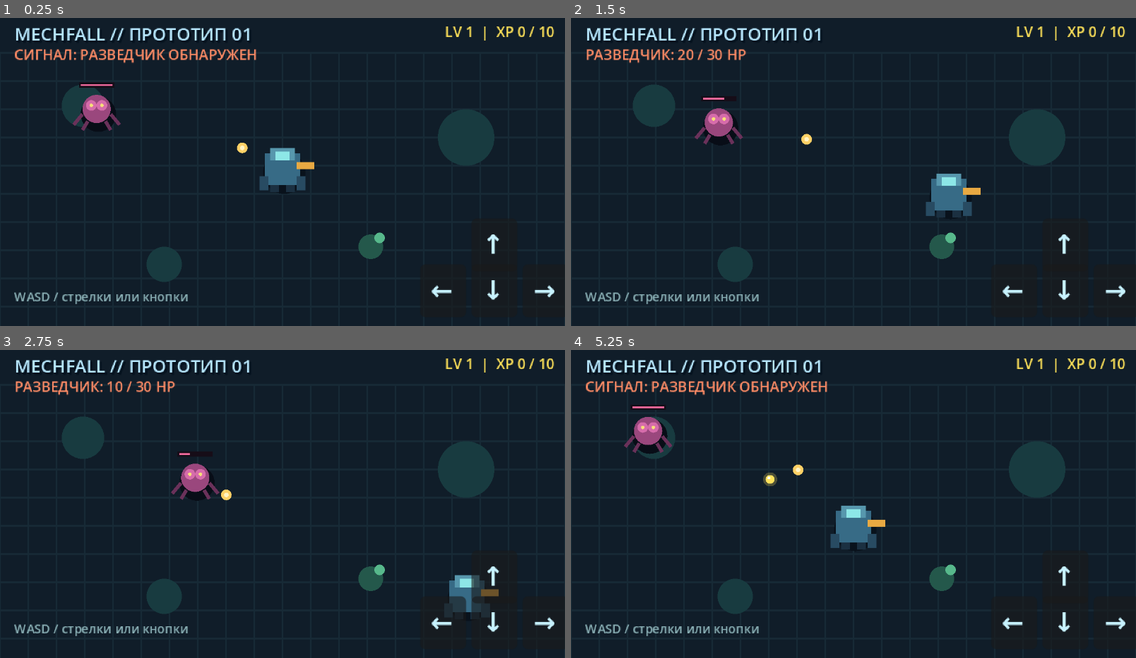
Above: before the commit, frames 1-4 (two rows, left to right).
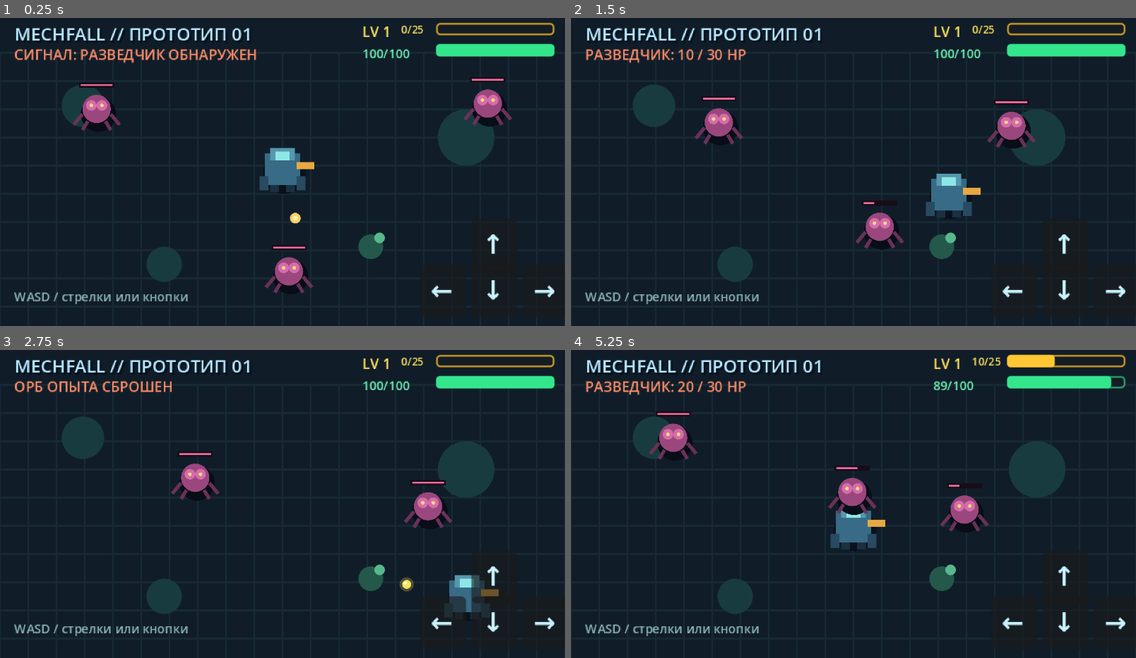
Above: after the commit, the same moments.

Repository: t1mpossible/mech-survivors-
Game: Godot game, scene res://scenes/main.tscn
Same seed, same stepped clock (60 frames per second), same inputs: the game is played once before the commit and once after it.
Inputs:
- Up to frame 1 (0.25 s): no input
- Up to frame 2 (1.5 s): hold D (move_right) 0.53-1.28 s; hold S (move_down) from 1.28 s (still down)
- Up to frame 3 (2.75 s): release S (move_down) at 2.03 s; hold D (move_right) from 2.03 s (still down)
- Up to frame 4 (5.25 s): release D (move_right) at 2.78 s; hold W (move_up) 2.78-3.53 s; hold A (move_left) 3.53-5.03 s; hold S (move_down) from 5.03 s (still down)

The runs differ from the first frame. In frame 1, 3.0% of the frame differs, in the area x 3-99%, y 1-90%; in frame 2, 3.0%; in frame 3, 3.2%; in frame 4, 5.2%, in the area x 2-99%, y 1-60%.

Commit message:
Add missiles HUD bars and combat scaling

Diff:
--- /dev/null
+++ b/scenes/hunter_missile.tscn
@@ -0,0 +1,6 @@
+[gd_scene load_steps=2 format=3]
+
+[ext_resource type="Script" path="res://scripts/hunter_missile.gd" id="1_missile"]
+
+[node name="HunterMissile" type="Node2D"]
+script = ExtResource("1_missile")
--- a/scenes/main.tscn
+++ b/scenes/main.tscn
@@ -1,9 +1,48 @@
-[gd_scene load_steps=5 format=3]
+[gd_scene load_steps=10 format=3]
 
 [ext_resource type="Script" path="res://scripts/main.gd" id="1_main"]
 [ext_resource type="PackedScene" path="res://scenes/alien_scout.tscn" id="2_scout"]
 [ext_resource type="PackedScene" path="res://scenes/plasma_round.tscn" id="3_round"]
 [ext_resource type="PackedScene" path="res://scenes/xp_orb.tscn" id="4_orb"]
+[ext_resource type="PackedScene" path="res://scenes/hunter_missile.tscn" id="5_missile"]
+
+[sub_resource type="StyleBoxFlat" id="StyleXpBackground"]
+bg_color = Color(0.08, 0.11, 0.15, 0.9)
+border_width_left = 1
+border_width_top = 1
+border_width_right = 1
+border_width_bottom = 1
+border_color = Color(0.78, 0.6, 0.14, 1)
+corner_radius_top_left = 2
+corner_radius_top_right = 2
+corner_radius_bottom_right = 2
+corner_radius_bottom_left = 2
+
+[sub_resource type="StyleBoxFlat" id="StyleXpFill"]
+bg_color = Color(1, 0.78, 0.2, 1)
+corner_radius_top_left = 2
+corner_radius_top_right = 2
+corner_radius_bottom_right = 2
+corner_radius_bottom_left = 2
+
+[sub_resource type="StyleBoxFlat" id="StyleHealthBackground"]
+bg_color = Color(0.08, 0.11, 0.15, 0.9)
+border_width_left = 1
+border_width_top = 1
+border_width_right = 1
+border_width_bottom = 1
+border_color = Color(0.16, 0.62, 0.4, 1)
+corner_radius_top_left = 2
+corner_radius_top_right = 2
+corner_radius_bottom_right = 2
+corner_radius_bottom_left = 2
+
+[sub_resource type="StyleBoxFlat" id="StyleHealthFill"]
+bg_color = Color(0.2, 0.9, 0.55, 1)
+corner_radius_top_left = 2
+corner_radius_top_right = 2
+corner_radius_bottom_right = 2
+corner_radius_bottom_left = 2
 
 [node name="Main" type="Node2D"]
 script = ExtResource("1_main")
@@ -47,15 +86,53 @@
 theme_override_font_sizes/font_size = 8
 text = "СИГНАЛ: РАЗВЕДЧИК ОБНАРУЖЕН"
 
-[node name="Experience" type="Label" parent="Hud"]
+[node name="Level" type="Label" parent="Hud"]
 offset_left = 205.0
 offset_top = 7.0
-offset_right = 314.0
+offset_right = 229.0
 offset_bottom = 18.0
-horizontal_alignment = 2
 theme_override_colors/font_color = Color(1, 0.89, 0.35, 1)
 theme_override_font_sizes/font_size = 8
-text = "LV 1  |  XP 0 / 10"
+text = "LV 1"
+
+[node name="ExperienceBar" type="ProgressBar" parent="Hud"]
+offset_left = 247.0
+offset_top = 8.0
+offset_right = 314.0
+offset_bottom = 15.0
+max_value = 10.0
+show_percentage = false
+theme_override_styles/background = SubResource("StyleXpBackground")
+theme_override_styles/fill = SubResource("StyleXpFill")
+
+[node name="ExperienceValue" type="Label" parent="Hud"]
+offset_left = 227.0
+offset_top = 7.0
+offset_right = 245.0
+offset_bottom = 18.0
+theme_override_colors/font_color = Color(1, 0.89, 0.35, 1)
+theme_override_font_sizes/font_size = 6
+text = "0/10"
+
+[node name="HealthBar" type="ProgressBar" parent="Hud"]
+offset_left = 247.0
+offset_top = 20.0
+offset_right = 314.0
+offset_bottom = 27.0
+max_value = 100.0
+value = 100.0
+show_percentage = false
+theme_override_styles/background = SubResource("StyleHealthBackground")
+theme_override_styles/fill = SubResource("StyleHealthFill")
+
+[node name="HealthValue" type="Label" parent="Hud"]
+offset_left = 205.0
+offset_top = 20.0
+offset_right = 245.0
+offset_bottom = 31.0
+theme_override_colors/font_color = Color(0.42, 0.95, 0.7, 1)
+theme_override_font_sizes/font_size = 7
+text = "100/100"
 
 [node name="UpgradePanel" type="Panel" parent="Hud"]
 visible = false
--- a/scripts/alien_scout.gd
+++ b/scripts/alien_scout.gd
@@ -3,6 +3,7 @@
 
 @export var movement_speed := 24.0
 @export var max_health := 30
+@export var contact_damage_per_second := 8.0
 var target_position := Vector2.ZERO
 var travel_direction := Vector2.DOWN
 var health := max_health
--- /dev/null
+++ b/scripts/hunter_missile.gd
@@ -0,0 +1,46 @@
+class_name HunterMissile
+extends Node2D
+
+const BASE_SPEED := 95.0
+
+var target: AlienScout
+var damage := 20
+var speed := BASE_SPEED
+var explosion_radius := 0.0
+
+
+func _ready() -> void:
+	queue_redraw()
+
+
+func _process(delta: float) -> void:
+	if not is_instance_valid(target):
+		queue_free()
+		return
+
+	var offset := target.global_position - global_position
+	if offset.length() <= speed * delta + 6.0:
+		_explode()
+		queue_free()
+		return
+
+	global_position += offset.normalized() * speed * delta
+	rotation = offset.angle()
+
+
+func _explode() -> void:
+	if explosion_radius <= 0.0:
+		target.take_damage(damage)
+		return
+	for enemy_node in get_tree().get_nodes_in_group("enemies"):
+		var enemy := enemy_node as AlienScout
+		if enemy != null and enemy.global_position.distance_to(global_position) <= explosion_radius:
+			enemy.take_damage(damage)
+
+
+func _draw() -> void:
+	draw_circle(Vector2(-4, 0), 3.0, Color("ff873d"))
+	draw_rect(Rect2(-2, -2, 7, 4), Color("d8e9f3"))
+	draw_circle(Vector2(5, 0), 2.0, Color("ff5d4a"))
+	draw_line(Vector2(1, -2), Vector2(1, -5), Color("d8e9f3"), 1.0)
+	draw_line(Vector2(1, 2), Vector2(1, 5), Color("d8e9f3"), 1.0)
--- a/scripts/main.gd
+++ b/scripts/main.gd
@@ -4,37 +4,54 @@
 const PLASMA_ROUND := preload("res://scenes/plasma_round.tscn")
 const XP_ORB := preload("res://scenes/xp_orb.tscn")
 const SCOUT_SCENE := preload("res://scenes/alien_scout.tscn")
+const HUNTER_MISSILE := preload("res://scenes/hunter_missile.tscn")
 const AUTOCANNON_COOLDOWN := 1.0
+const MAX_SCOUTS := 3
+const BASE_EXPERIENCE_TO_LEVEL := 25
+const EXPERIENCE_PER_LEVEL := 12
 
 var mech_position := ARENA_SIZE / 2.0
 var touch_direction := {"up": false, "down": false, "left": false, "right": false}
 var cannon_time_left := 0.0
 var scout_respawn_time_left := 0.0
+var pending_scout_respawns := 0
+var scout_spawn_index := 1
 var move_speed := 72.0
-var mech_max_health := 100
-var mech_health := 100
+var mech_max_health := 100.0
+var mech_health := 100.0
 var repair_per_second := 0.0
-var repair_progress := 0.0
 var experience := 0
 var level := 1
-var experience_to_next_level := 10
+var experience_to_next_level := BASE_EXPERIENCE_TO_LEVEL
 var weapon_level := 1
 var weapon_damage := 10
 var weapon_cooldown := AUTOCANNON_COOLDOWN
+var autocannon_salvo := 1
+var autocannon_evolved := false
+var missile_unlocked := false
+var missile_level := 0
+var missile_damage := 20
+var missile_cooldown := 3.0
+var missile_time_left := 1.5
+var missile_evolved := false
 var upgrade_open := false
+var mech_destroyed := false
 var available_upgrades: Array[Dictionary] = []
 
-@onready var scout: AlienScout = $Scout
+@onready var initial_scout: AlienScout = $Scout
 
 
 func _ready() -> void:
-	_connect_scout(scout)
+	_connect_scout(initial_scout)
+	for index in range(MAX_SCOUTS - 1):
+		_spawn_scout()
 	_update_experience_label()
+	_update_health_label()
 	queue_redraw()
 
 
 func _process(delta: float) -> void:
-	if upgrade_open:
+	if upgrade_open or mech_destroyed:
 		return
 
 	var movement := Input.get_vector("move_left", "move_right", "move_up", "move_down")
@@ -49,12 +66,20 @@
 	mech_position += movement * move_speed * delta
 	mech_position.x = clampf(mech_position.x, 15.0, ARENA_SIZE.x - 15.0)
 	mech_position.y = clampf(mech_position.y, 30.0, ARENA_SIZE.y - 15.0)
-	if is_instance_valid(scout):
-		scout.target_position = mech_position
-	else:
+	for enemy_node in get_tree().get_nodes_in_group("enemies"):
+		var enemy := enemy_node as AlienScout
+		if enemy != null:
+			enemy.target_position = mech_position
+			if enemy.global_position.distance_to(mech_position) < 24.0:
+				_take_damage(enemy.contact_damage_per_second * delta)
+
+	if pending_scout_respawns > 0:
 		scout_respawn_time_left -= delta
 		if scout_respawn_time_left <= 0.0:
 			_spawn_scout()
+			pending_scout_respawns -= 1
+			if pending_scout_respawns > 0:
+				scout_respawn_time_left = 0.7
 
 	for orb_node in get_tree().get_nodes_in_group("xp_orbs"):
 		var orb := orb_node as XpOrb
@@ -62,11 +87,8 @@
 			orb.player_position = mech_position
 
 	if repair_per_second > 0.0:
-		repair_progress += repair_per_second * delta
-		if repair_progress >= 1.0:
-			var repaired := floori(repair_progress)
-			mech_health = mini(mech_max_health, mech_health + repaired)
-			repair_progress -= repaired
+		mech_health = minf(mech_max_health, mech_health + repair_per_second * delta)
+		_update_health_label()
 
 	cannon_time_left -= delta
 	if cannon_time_left <= 0.0:
@@ -74,6 +96,14 @@
 		if target != null:
 			_fire_autocannon(target)
 			cannon_time_left = weapon_cooldown
+
+	if missile_unlocked:
+		missile_time_left -= delta
+		if missile_time_left <= 0.0:
+			var missile_target := _get_nearest_enemy()
+			if missile_target != null:
+				_fire_hunter_missile(missile_target)
+				missile_time_left = missile_cooldown
 	queue_redraw()
 
 
@@ -96,37 +126,50 @@
 
 
 func _fire_autocannon(target: AlienScout) -> void:
-	var round := PLASMA_ROUND.instantiate() as PlasmaRound
-	$Projectiles.add_child(round)
-	round.global_position = mech_position + Vector2(11, -2)
-	round.target = target
-	round.damage = weapon_damage
+	for shot_index in autocannon_salvo:
+		var round := PLASMA_ROUND.instantiate() as PlasmaRound
+		$Projectiles.add_child(round)
+		round.global_position = mech_position + Vector2(11, -2 + (shot_index - 1) * 4)
+		round.target = target
+		round.damage = weapon_damage
+
+
+func _fire_hunter_missile(target: AlienScout) -> void:
+	var missile := HUNTER_MISSILE.instantiate() as HunterMissile
+	$Projectiles.add_child(missile)
+	missile.global_position = mech_position + Vector2(-4, -9)
+	missile.target = target
+	missile.damage = missile_damage
+	if missile_evolved:
+		missile.speed = 55.0
+		missile.explosion_radius = 46.0
 
 
 func _on_scout_health_changed(current_health: int, maximum_health: int) -> void:
 	$Hud/EnemyStatus.text = "РАЗВЕДЧИК: %d / %d HP" % [current_health, maximum_health]
 
 
-func _on_scout_died() -> void:
+func _on_scout_died(dead_scout: AlienScout) -> void:
 	var orb := XP_ORB.instantiate() as XpOrb
 	$Pickups.add_child(orb)
-	orb.global_position = scout.global_position
+	orb.global_position = dead_scout.global_position
 	orb.collected.connect(_collect_experience)
-	scout = null
+	pending_scout_respawns += 1
 	scout_respawn_time_left = 2.0
 	$Hud/EnemyStatus.text = "ОРБ ОПЫТА СБРОШЕН"
 
 
 func _connect_scout(new_scout: AlienScout) -> void:
-	scout = new_scout
-	scout.health_changed.connect(_on_scout_health_changed)
-	scout.died.connect(_on_scout_died)
+	new_scout.health_changed.connect(_on_scout_health_changed)
+	new_scout.died.connect(_on_scout_died.bind(new_scout))
 
 
 func _spawn_scout() -> void:
 	var new_scout := SCOUT_SCENE.instantiate() as AlienScout
 	add_child(new_scout)
-	new_scout.global_position = Vector2(35.0, 48.0)
+	var spawn_positions := [Vector2(35, 48), Vector2(282, 52), Vector2(164, 155)]
+	new_scout.global_position = spawn_positions[scout_spawn_index % spawn_positions.size()]
+	scout_spawn_index += 1
 	_connect_scout(new_scout)
 	$Hud/EnemyStatus.text = "СИГНАЛ: РАЗВЕДЧИК ОБНАРУЖЕН"
 
@@ -136,18 +179,51 @@
 	if experience >= experience_to_next_level:
 		experience -= experience_to_next_level
 		level += 1
-		experience_to_next_level = ceili(6.0 + 4.0 * pow(level, 1.32))
+		experience_to_next_level = BASE_EXPERIENCE_TO_LEVEL + (level - 1) * EXPERIENCE_PER_LEVEL
 		_open_upgrade_choice()
 	_update_experience_label()
 
 
 func _update_experience_label() -> void:
-	$Hud/Experience.text = "LV %d  |  XP %d / %d" % [level, experience, experience_to_next_level]
+	$Hud/Level.text = "LV %d" % level
+	$Hud/ExperienceBar.max_value = experience_to_next_level
+	$Hud/ExperienceBar.value = experience
+	$Hud/ExperienceValue.text = "%d/%d" % [experience, experience_to_next_level]
 
 
 func _open_upgrade_choice() -> void:
 	upgrade_open = true
-	if weapon_level < 7:
+	if weapon_level == 6 and not autocannon_evolved:
+		available_upgrades = [
+			{"kind": "evolve_autocannon", "title": "УР. 7: ШКВАЛ — ТРОЙНОЙ ЗАЛП"},
+			_get_other_weapon_upgrade(),
+			_get_character_upgrade()
+		]
+	elif missile_unlocked and missile_level == 6 and not missile_evolved:
+		available_upgrades = [
+			{"kind": "evolve_missile", "title": "УР. 7: ОСАДНЫЙ ЗАРЯД — ВЗРЫВ ПО ОБЛАСТИ"},
+			_get_other_weapon_upgrade(),
+			_get_character_upgrade()
+		]
+	elif not missile_unlocked and level >= 3:
+		available_upgrades = [
+			{"kind": "weapon_damage", "title": "АВТОПУШКА: +5 урона"},
+			{"kind": "unlock_missile", "title": "НОВОЕ ОРУЖИЕ: ОХОТНИЧЬИ РАКЕТЫ"},
+			_get_character_upgrade()
+		]
+	elif missile_unlocked and weapon_level < 6 and missile_level < 6:
+		available_upgrades = [
+			{"kind": "weapon_damage", "title": "АВТОПУШКА: +5 урона"},
+			{"kind": "missile_damage", "title": "РАКЕТЫ: +10 урона"},
+			_get_character_upgrade()
+		]
+	elif missile_unlocked and missile_level < 6:
+		available_upgrades = [
+			{"kind": "missile_damage", "title": "РАКЕТЫ: +10 урона"},
+			{"kind": "missile_rate", "title": "РАКЕТЫ: +20% к темпу"},
+			_get_character_upgrade()
+		]
+	elif weapon_level < 6:
 		available_upgrades = [
 			{"kind": "weapon_damage", "title": "АВТОПУШКА: +5 урона"},
 			{"kind": "weapon_rate", "title": "АВТОПУШКА: +20% к темпу"},
@@ -168,6 +244,16 @@
 		{"kind": "speed", "title": "ДВИГАТЕЛИ: +10% скорости"}
 	]
 	return choices.pick_random()
+
+
+func _get_other_weapon_upgrade() -> Dictionary:
+	if not missile_unlocked and level >= 3:
+		return {"kind": "unlock_missile", "title": "НОВОЕ ОРУЖИЕ: ОХОТНИЧЬИ РАКЕТЫ"}
+	if missile_unlocked and missile_level < 6:
+		return {"kind": "missile_damage", "title": "РАКЕТЫ: +10 урона"}
+	if weapon_level < 6:
+		return {"kind": "weapon_damage", "title": "АВТОПУШКА: +5 урона"}
+	return _get_character_upgrade()
 
 
 func _choose_upgrade(index: int) -> void:
@@ -181,6 +267,29 @@
 			weapon_level += 1
 			weapon_cooldown *= 0.8
 			$Hud/EnemyStatus.text = "АВТОПУШКА УР. %d: ТЕМП +20%%" % weapon_level
+		"evolve_autocannon":
+			weapon_level = 7
+			autocannon_evolved = true
+			autocannon_salvo = 3
+			$Hud/EnemyStatus.text = "ЭВОЛЮЦИЯ: ШКВАЛ — ТРОЙНОЙ ЗАЛП"
+		"unlock_missile":
+			missile_unlocked = true
+			missile_level = 1
+			missile_time_left = 0.2
+			$Hud/EnemyStatus.text = "ОРУЖИЕ ПОЛУЧЕНО: ОХОТНИЧЬИ РАКЕТЫ"
+		"missile_damage":
+			missile_level += 1
+			missile_damage += 10
+			$Hud/EnemyStatus.text = "РАКЕТЫ УР. %d: %d УРОНА" % [missile_level, missile_damage]
+		"missile_rate":
+			missile_level += 1
+			missile_cooldown *= 0.8
+			$Hud/EnemyStatus.text = "РАКЕТЫ УР. %d: ТЕМП +20%%" % missile_level
+		"evolve_missile":
+			missile_level = 7
+			missile_evolved = true
+			missile_damage = 70
+			$Hud/EnemyStatus.text = "ЭВОЛЮЦИЯ: ОСАДНЫЙ ЗАРЯД"
 		"max_health":
 			mech_max_health += 20
 			mech_health += 20
@@ -190,6 +299,21 @@
 			move_speed *= 1.1
 	$Hud/UpgradePanel.visible = false
 	upgrade_open = false
+	_update_health_label()
+
+
+func _take_damage(amount: float) -> void:
+	mech_health = maxf(mech_health - amount, 0.0)
+	_update_health_label()
+	if mech_health <= 0.0:
+		mech_destroyed = true
+		$Hud/EnemyStatus.text = "МЕХ УНИЧТОЖЕН — ПЕРЕЗАПУСТИТЕ ИГРУ"
+
+
+func _update_health_label() -> void:
+	$Hud/HealthBar.max_value = mech_max_health
+	$Hud/HealthBar.value = mech_health
+	$Hud/HealthValue.text = "%d/%d" % [ceili(mech_health), ceili(mech_max_health)]
 
 
 func _draw() -> void:
Not shown, added: scripts/hunter_missile.gd.uid
